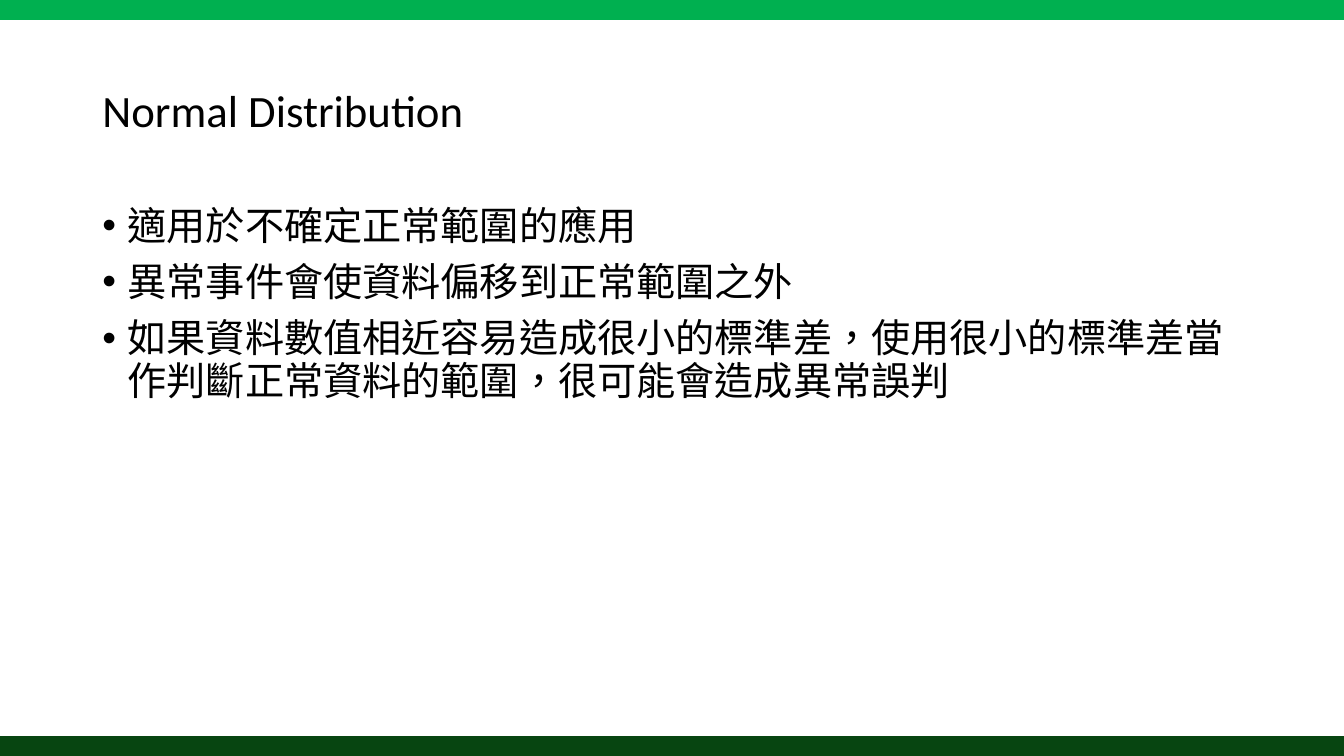
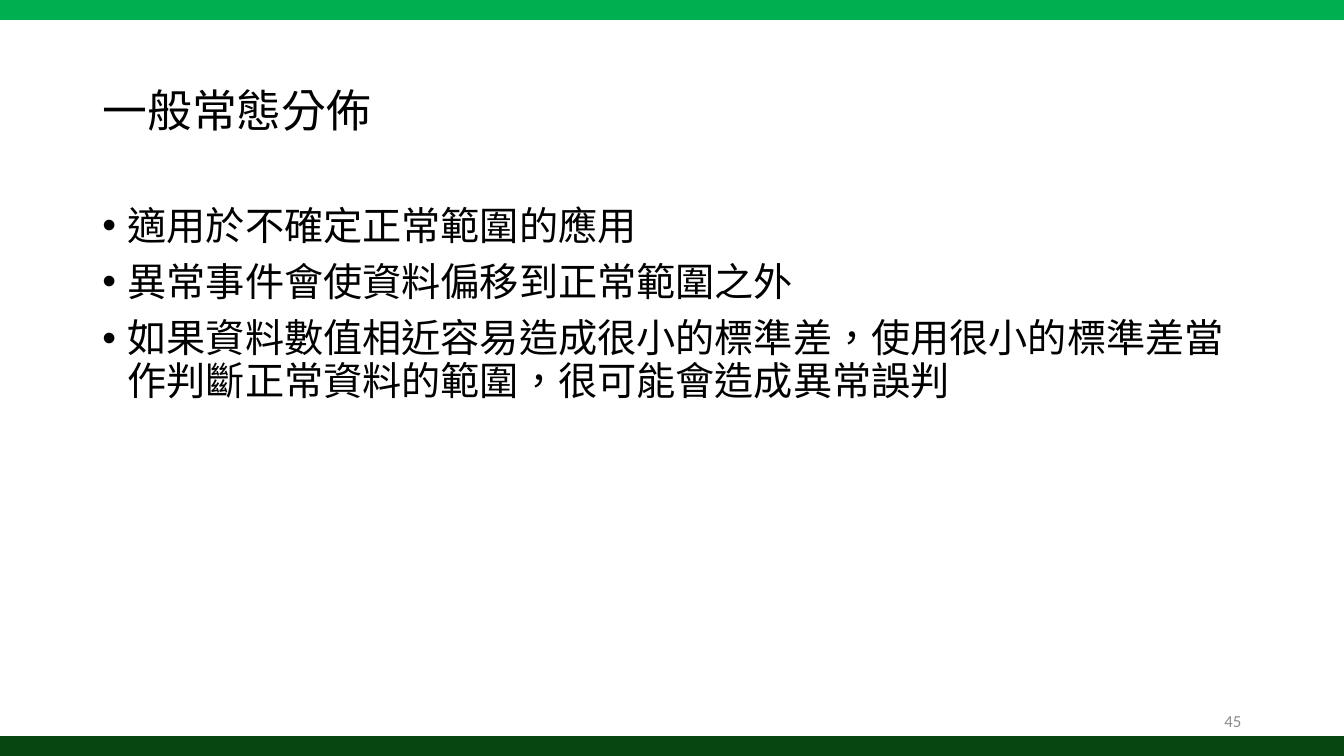
Before and after one commit to tedrong/Paper, a slide deck: slide 45 of Anomaly Detection and Event Alert System for IOT Integrated Management Platform.pptx. Drawn at 1344x756 pixels with LibreOffice and Linux fonts; fonts in the diff are those of the drawing. Boxes give left, top, right and bottom in pixels: in the first picture for what was removed or moved away, otherwise in the second. Text is boxed around its words. In the diff, an @@ line names an element or a change of style, - is before the commit and + after.

```diff
--- a/Anomaly Detection and Event Alert System for IOT Integrated Management Platform.pptx
+++ b/Anomaly Detection and Event Alert System for IOT Integrated Management Platform.pptx
@@ title at (102,89,371,131): text changed; font Calibri to Noto Sans CJK SC @@
-Normal Distribution
+一般常態分佈
@@ page number added at (1224,716,1241,727), 12 pt, text #8C8C8C @@
+45
```
Also in this commit, not shown: 48 other slides changed.
